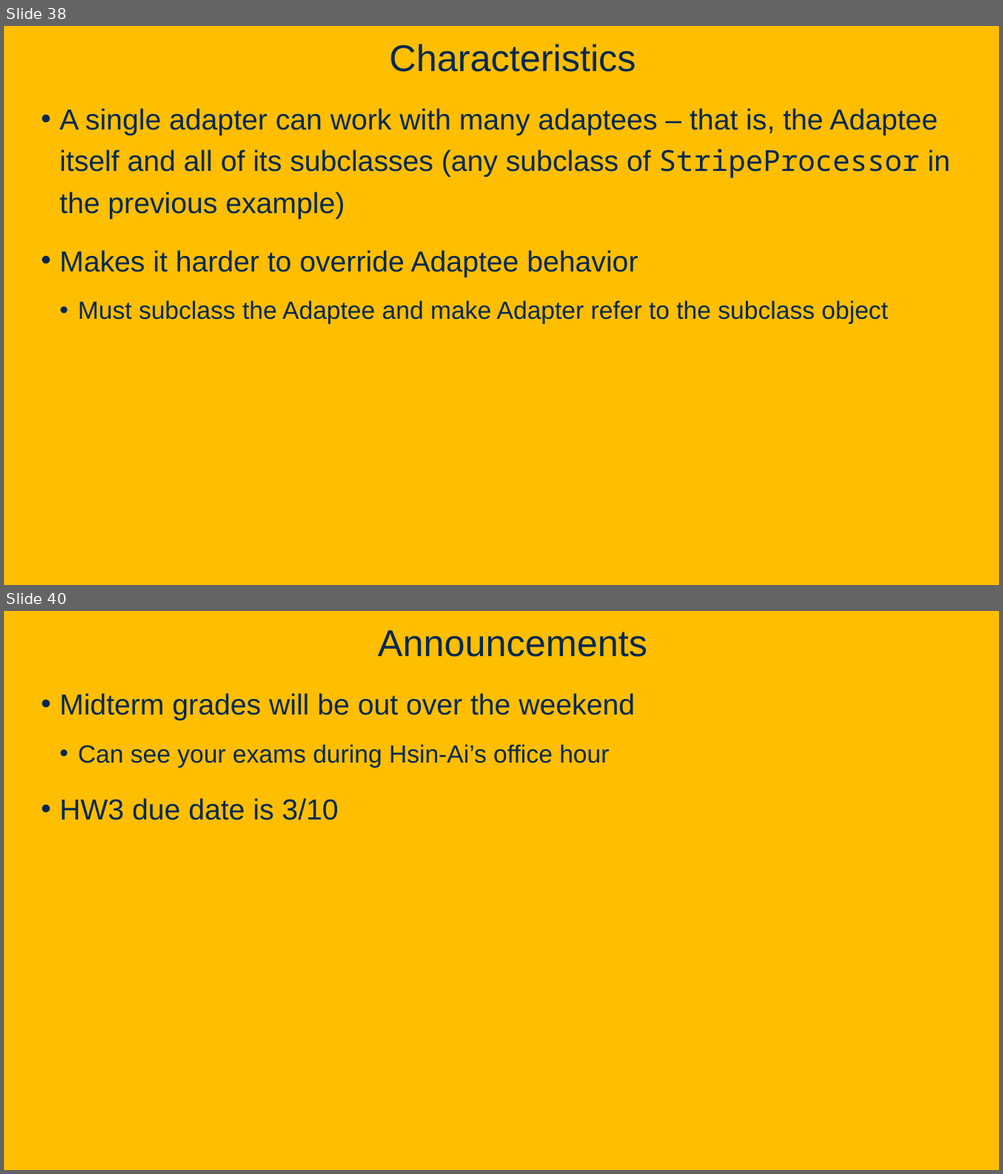
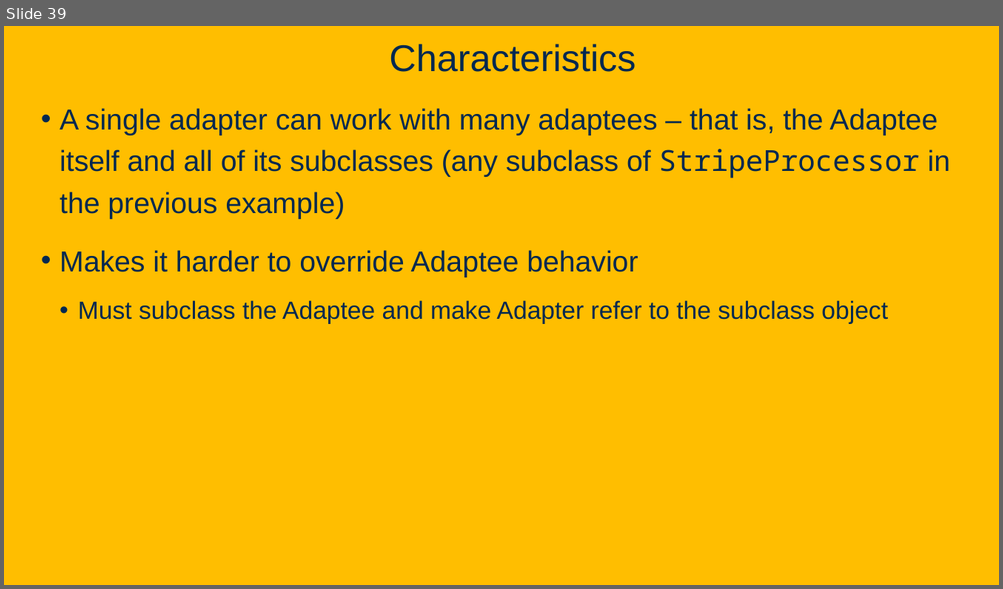
Before and after one commit to davsec-teaching/ecs160-f25, a slide deck: slides/8_design_patterns.pptx. Shown one above the other, each under a label of ours: slides 38 and 40 before the commit, slide 39 after it; the slides between them are not shown. The pictures are 1003x1174 and 1003x589 pixels, drawn with LibreOffice and Linux fonts; fonts in the diff are those of the drawing; background and template pictures are left out. Boxes give left, top, right and bottom in pixels: in the first picture for what was removed or moved away, otherwise in the second. Text is boxed around its words. In the diff, an @@ line names an element or a change of style, - is before the commit and + after.

Commit message:
slides update

```diff
--- a/slides/8_design_patterns.pptx
+++ b/slides/8_design_patterns.pptx
@@ slide 40 removed at [4, 611, 999, 1170], background picture (left out) @@
@@ title removed at [378, 630, 647, 657] @@
-Announcements
@@ text removed at [60, 693, 634, 820] @@
-• Midterm grades will be out over the weekend
-  • Can see your exams during Hsin-Ai’s office hour
-• HW3 due date is 3/10
@@ what was slide 38 is now slide 39 @@
```
Also in this commit, not shown: 2 other slides removed, 1 other file.
